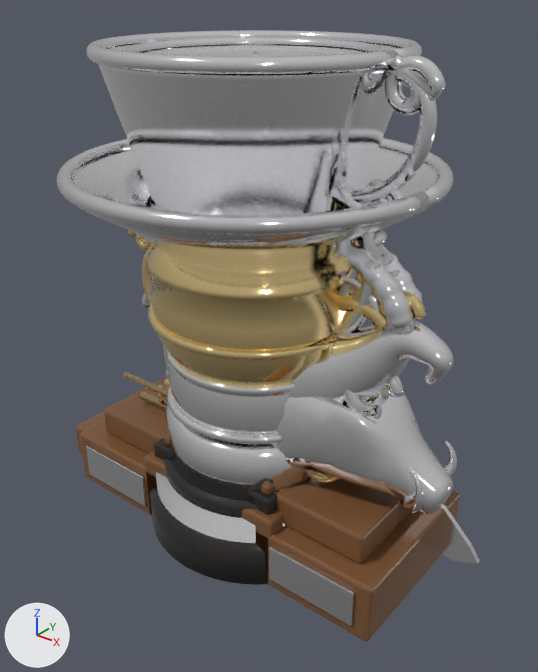
Renders of the glTF model public/models/trophies.glb from each side of a commit.
Camera for both pictures: a 50 mm camera at (0.544, -0.656, 0.684) aimed at (0.023, -0.005, 0.28). The axes (+X, +Y, +Z) are drawn at lower left. The lights are the same throughout. The picture after the commit comes second.

Names of what the first picture shows: 'trophy_brabazon', 'trophy_calisch', 'trophy_coppa-italia', 'trophy_cresta', 'trophy_cup', 'trophy_curzon', 'trophy_flared', 'trophy_grand-national', 'trophy_morgan', 'trophy_urn', 'trophy_willoughby' and 1 more.
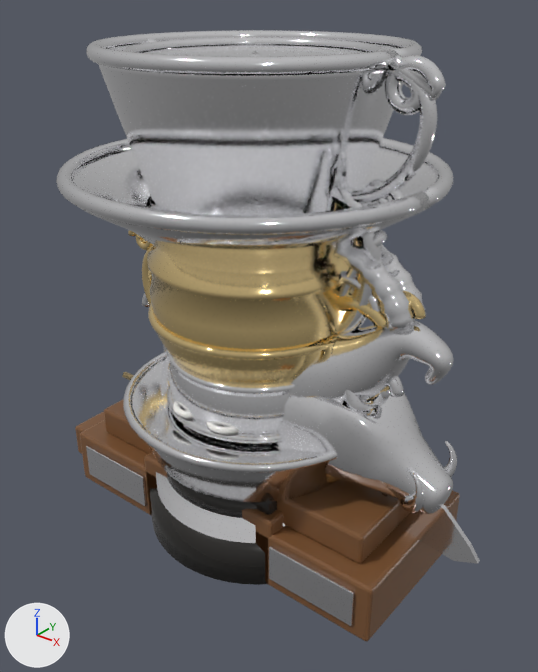
What differs and where, as boxes (x1, y1, x2, y2) in the pictures (538 x 672 px):
'trophy_rosebowl', added
    after: (123, 353, 387, 502)
'trophy_helmet', added
    after: (173, 401, 239, 435)

Edits to the bpy script that builds the scene:
```text
Add mat_tr_leather:
    mat_tr_leather = principled_material('tr_leather')
    mat_tr_leather.base_color = (0.45, 0.04, 0.04)  # red #b33838
Add mat_tr_enamel:
    mat_tr_enamel = principled_material('tr_enamel')
    mat_tr_enamel.base_color = (0.95, 0.94, 0.9)  # white #f9f8f3
    mat_tr_enamel.roughness = 0.15
Add me_trophy_rosebowl:
    me_trophy_rosebowl.from_pydata(...)  # 1927 vertices, 3832 faces; spans x -0.205..0.205, y -0.174..0.174, z 0.0..0.196
    # faces by material slot: [3384, 448]
    me_trophy_rosebowl.materials.append(mat_tr_silver)  # white #f7f7f9
    me_trophy_rosebowl.materials.append(mat_tr_ebony)  # black #272422
Add me_trophy_helmet:
    me_trophy_helmet.from_pydata(...)  # 1546 vertices, 3072 faces; spans x -0.099..0.099, y -0.117..0.099, z 0.0..0.25
    # faces by material slot: [572, 476, 976, 1048]
    me_trophy_helmet.materials.append(mat_tr_silver)  # white #f7f7f9
    me_trophy_helmet.materials.append(mat_tr_ebony)  # black #272422
    me_trophy_helmet.materials.append(mat_tr_leather)  # red #b33838
    me_trophy_helmet.materials.append(mat_tr_enamel)  # white #f9f8f3
Add ob_trophy_rosebowl:
    ob_trophy_rosebowl = bpy.data.objects.new('trophy_rosebowl', me_trophy_rosebowl)
    ob_trophy_rosebowl.location = (0.0, 0.0, 0.0)
Add ob_trophy_helmet:
    ob_trophy_helmet = bpy.data.objects.new('trophy_helmet', me_trophy_helmet)
    ob_trophy_helmet.location = (0.0, 0.0, 0.0)
```
